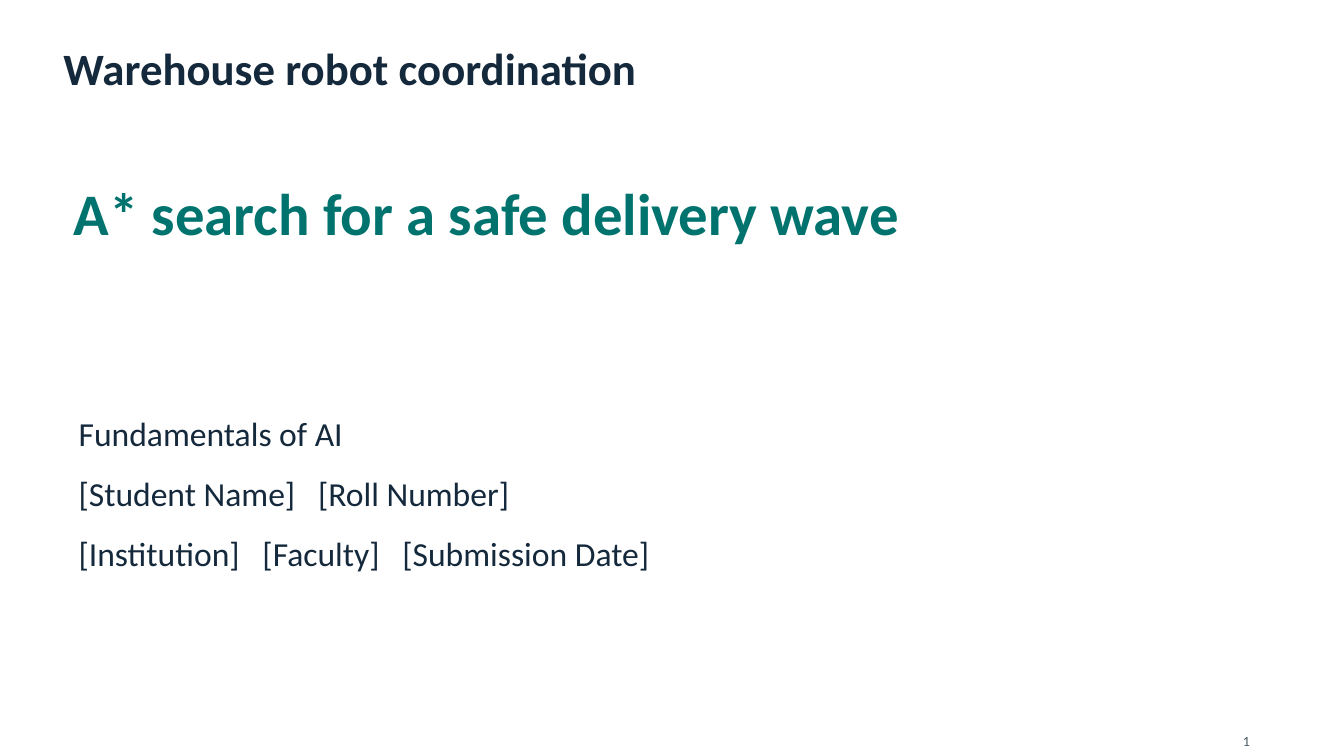
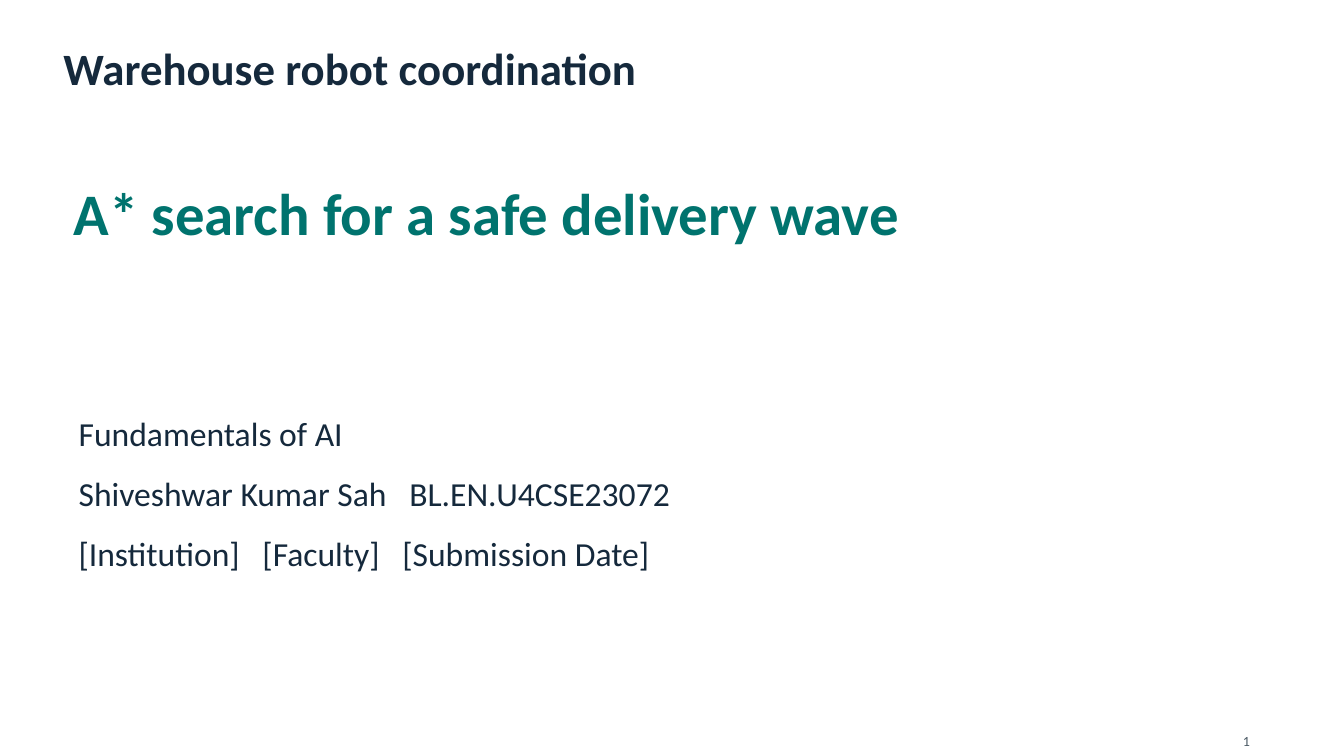
Before and after one commit to shiv-eshwar/FAI-case-study, a slide deck: slide 1 of slides/presentation.pptx. Drawn at 1344x756 pixels with LibreOffice and Linux fonts; fonts in the diff are those of the drawing. Boxes give left, top, right and bottom in pixels: in the first picture for what was removed or moved away, otherwise in the second. Text is boxed around its words. In the diff, an @@ line names an element or a change of style, - is before the commit and + after.

Commit message:
Add Shiveshwar Kumar Sah student details to submission documents

```diff
--- a/slides/presentation.pptx
+++ b/slides/presentation.pptx
@@ text at <box>79,482,670,507</box>: text changed @@
-[Student Name] [Roll Number]
+Shiveshwar Kumar Sah BL.EN.U4CSE23072
```
Also in this commit, not shown: 9 other files.
